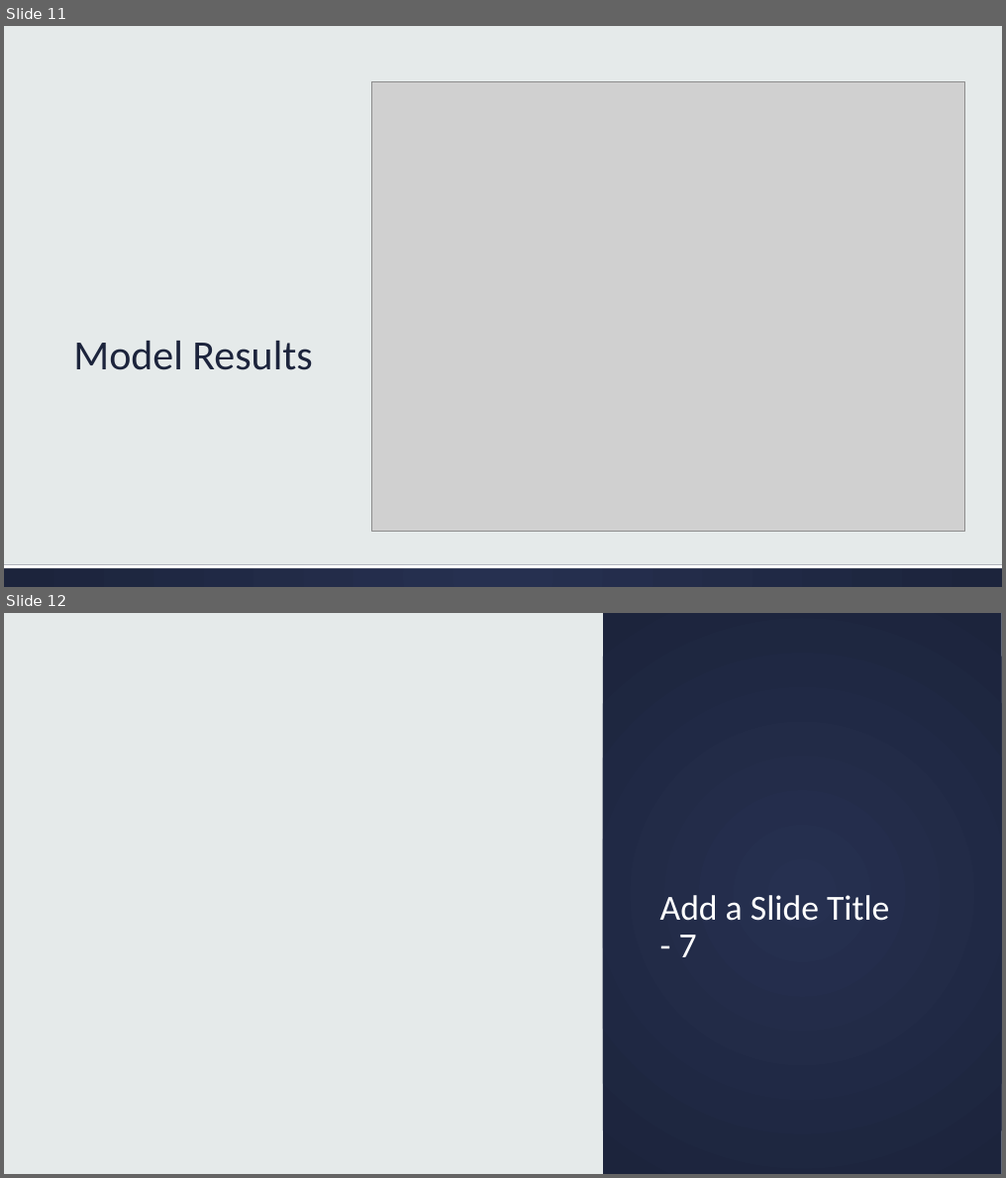
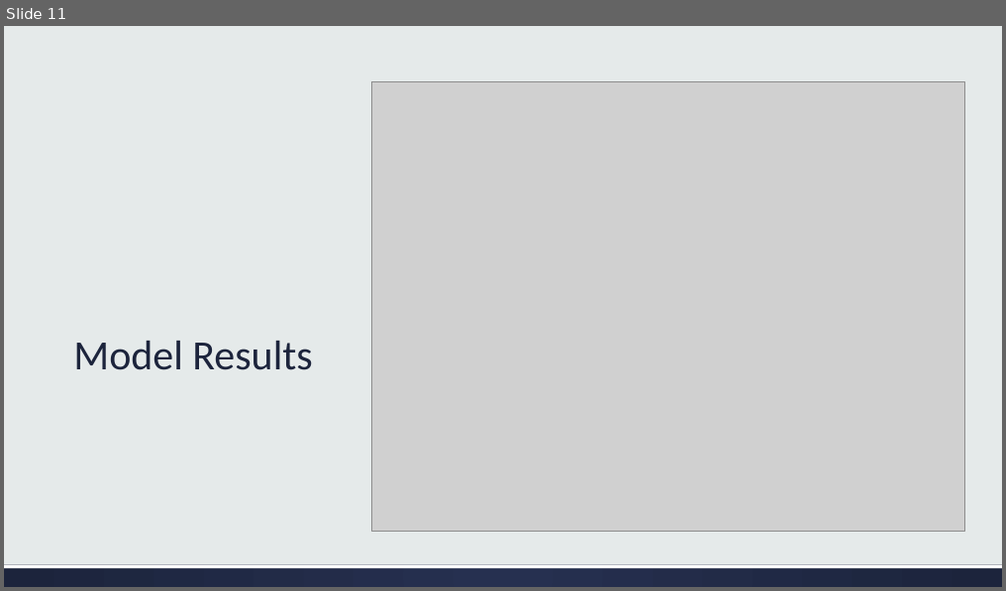
Before and after one commit to JohnathanJack/Predicting-Flight-Delays, a slide deck: Flight_delay.pptx. Shown one above the other, each under a label of ours: slides 11 and 12 before the commit, slide 11 after it. The pictures are 1006x1178 and 1006x591 pixels, drawn with LibreOffice and Linux fonts; fonts in the diff are those of the drawing; grey boxes stand for pictures. Boxes give left, top, right and bottom in pixels: in the first picture for what was removed or moved away, otherwise in the second. Text is boxed around its words. In the diff, an @@ line names an element or a change of style, - is before the commit and + after.

```diff
--- a/Flight_delay.pptx
+++ b/Flight_delay.pptx
@@ slide 12 removed at box(4, 613, 1002, 1174), background #E5EAEA @@
@@ rectangle removed at box(603, 613, 1002, 1174) @@
@@ title removed at box(660, 895, 889, 958) @@
-Add a Slide Title - 7
```
Also in this commit, not shown: 3 slides added, 4 other files.
